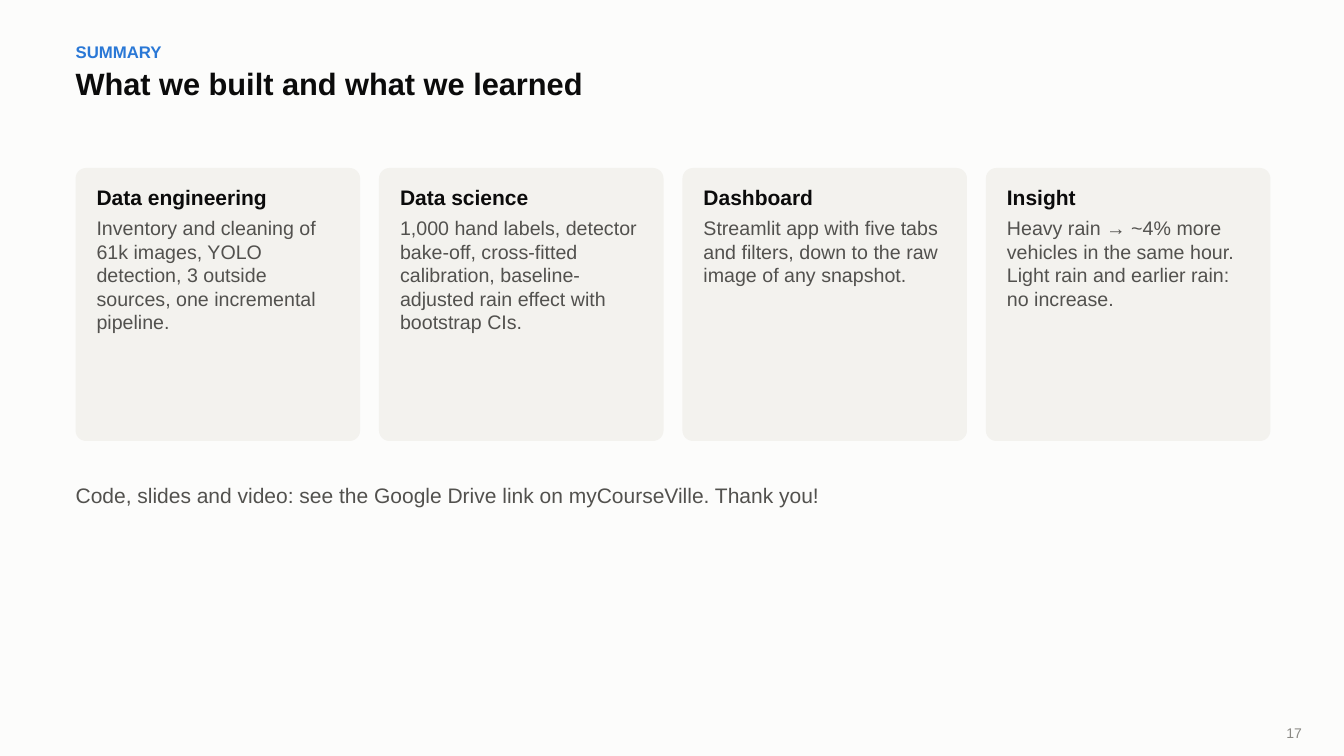
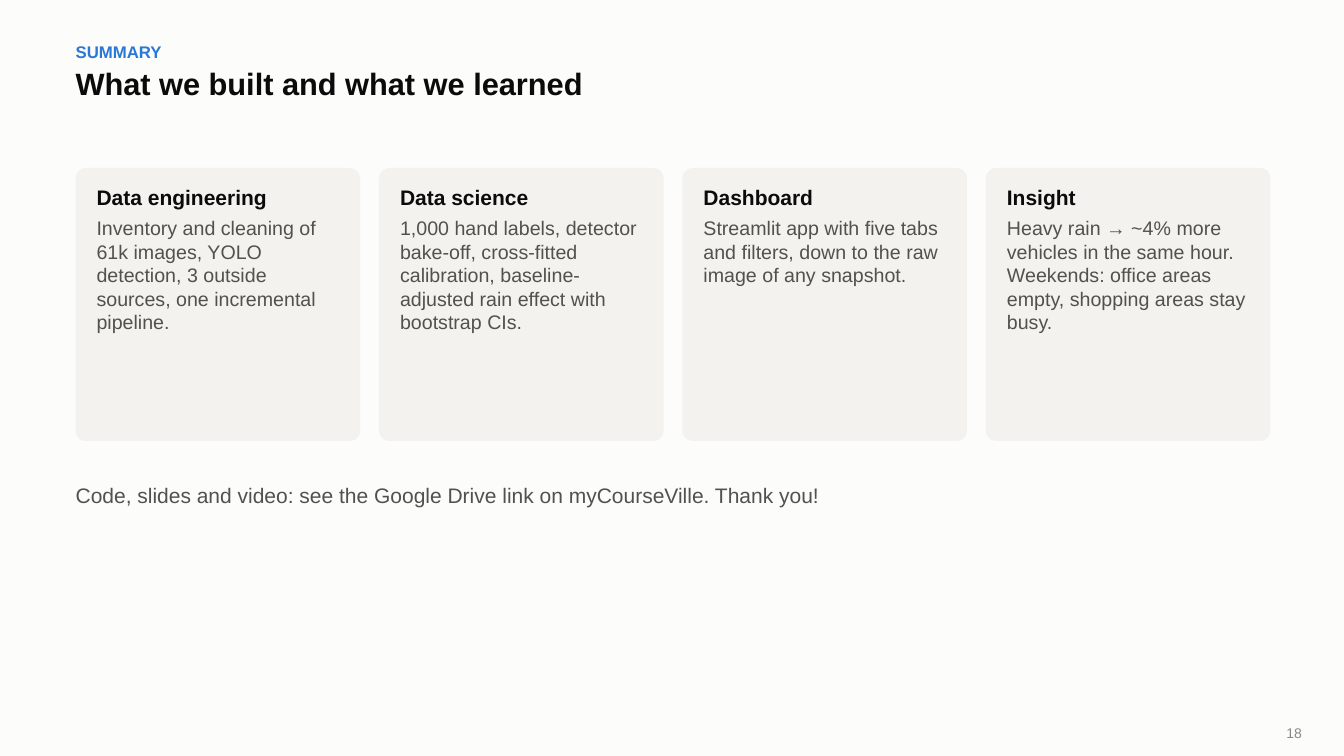
Before and after one commit to PEN1TENT/DSDE-final-project, a slide deck: slide 18 of reports/slides/slides.pptx (slide 17 before the commit). Drawn at 1344x756 pixels with LibreOffice and Linux fonts; fonts in the diff are those of the drawing. Boxes give left, top, right and bottom in pixels: in the first picture for what was removed or moved away, otherwise in the second. Text is boxed around its words. In the diff, an @@ line names an element or a change of style, - is before the commit and + after.

```diff
--- a/reports/slides/slides.pptx
+++ b/reports/slides/slides.pptx
@@ text at box(1007, 221, 1245, 333): text changed @@
-Heavy rain → ~4% more vehicles in the same hour. Light rain and earlier rain: no increase.
+Heavy rain → ~4% more vehicles in the same hour. Weekends: office areas empty, shopping areas stay busy.
@@ text at box(1286, 728, 1302, 738): text changed @@
-17
+18
```
Also in this commit, not shown: 5 other slides changed, 1 slide added, 10 other files.
